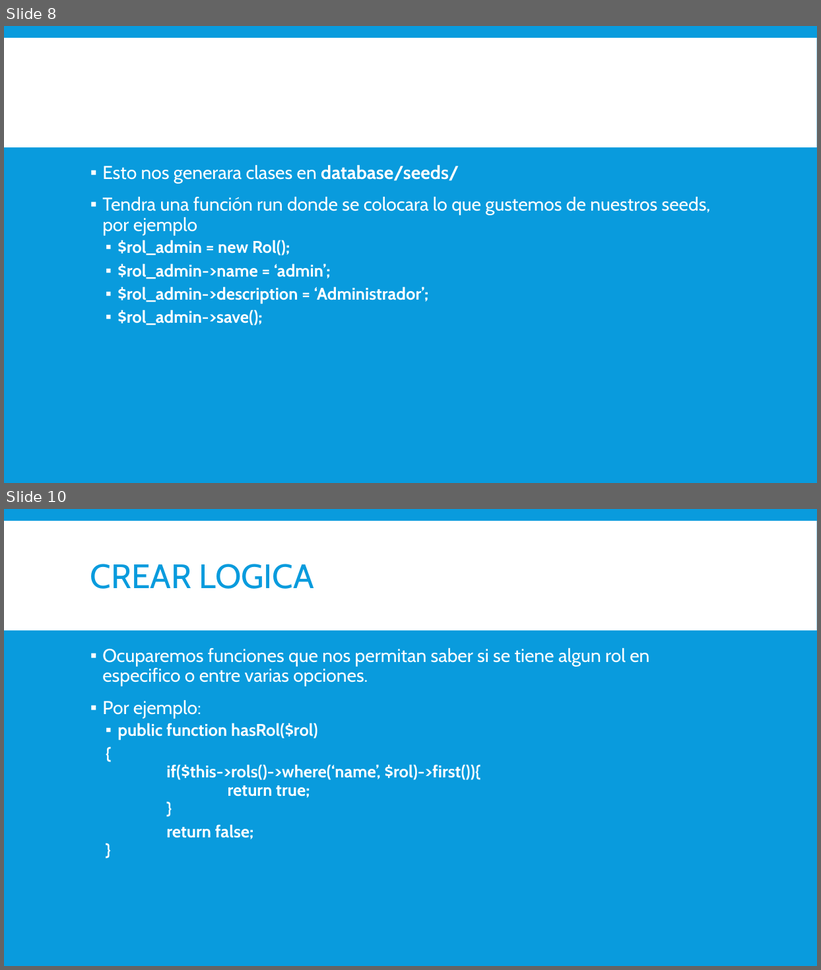
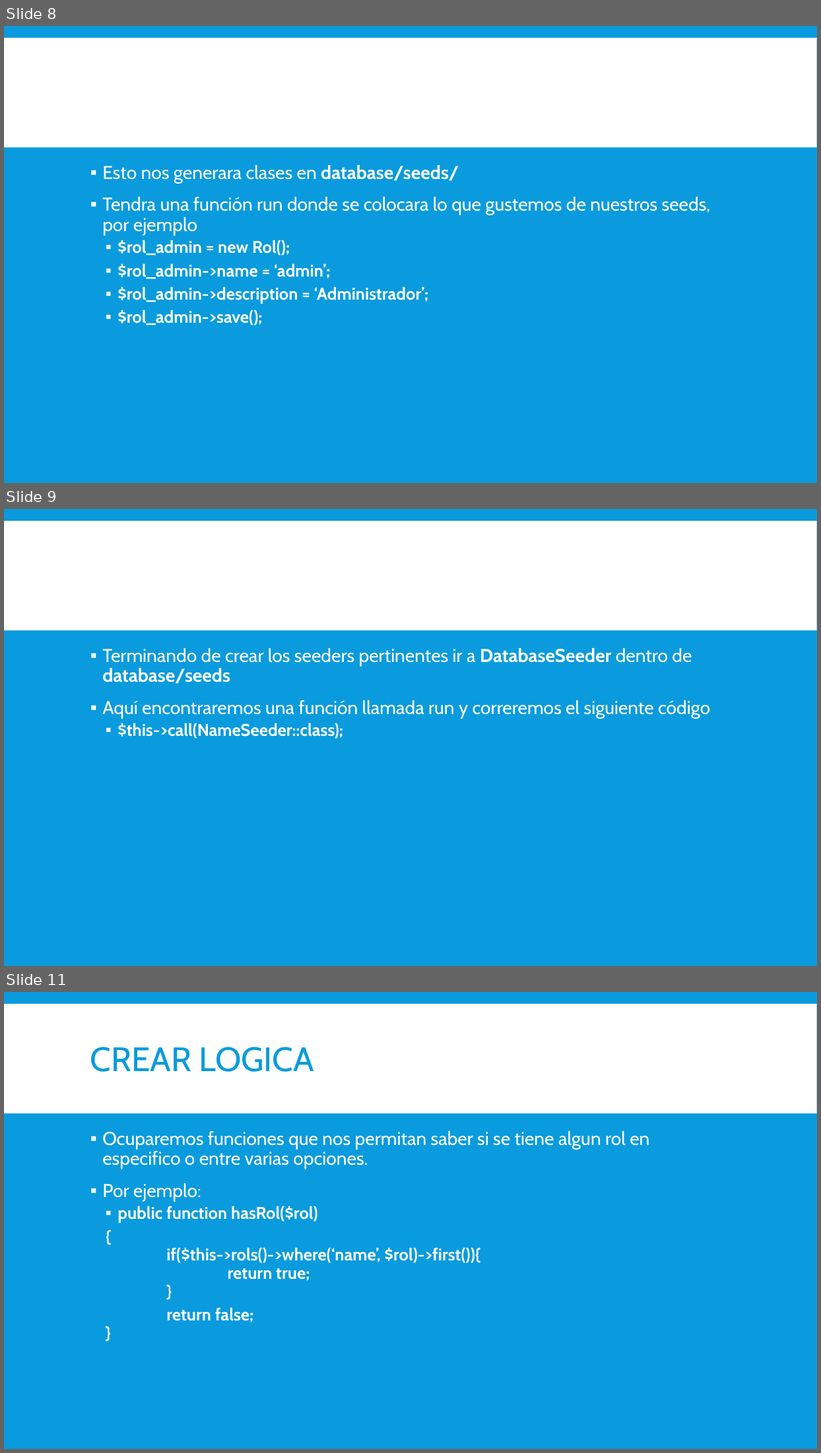
Before and after one commit to magoclown/PAPW2, a slide deck: Presentaciones/Creacion de Roles.pptx. Shown one above the other, each under a label of ours: slides 8 and 10 before the commit, slides 8, 9 and 11 after it; the slides between them are not shown. The pictures are 821x970 and 821x1453 pixels, drawn with LibreOffice and Linux fonts; fonts in the diff are those of the drawing. Boxes give left, top, right and bottom in pixels: in the first picture for what was removed or moved away, otherwise in the second. Text is boxed around its words. In the diff, an @@ line names an element or a change of style, - is before the commit and + after.

```diff
--- a/Presentaciones/Creacion de Roles.pptx
+++ b/Presentaciones/Creacion de Roles.pptx
@@ slide 9 added at [4, 509, 817, 966], background #099BDD; not listed: 1 template element that a slide beside it also shows @@
@@ text added at [102, 648, 710, 739], 22 pt, text #FFFFFF @@
+▪ Terminando de crear los seeders pertinentes ir a DatabaseSeeder dentro de database/seeds
+▪ Aquí encontraremos una función llamada run y correremos el siguiente código
+  ▪ $this->call(NameSeeder::class);
@@ what was slide 10 is now slide 11 @@
```
Also in this commit, not shown: 4 slides changed.
